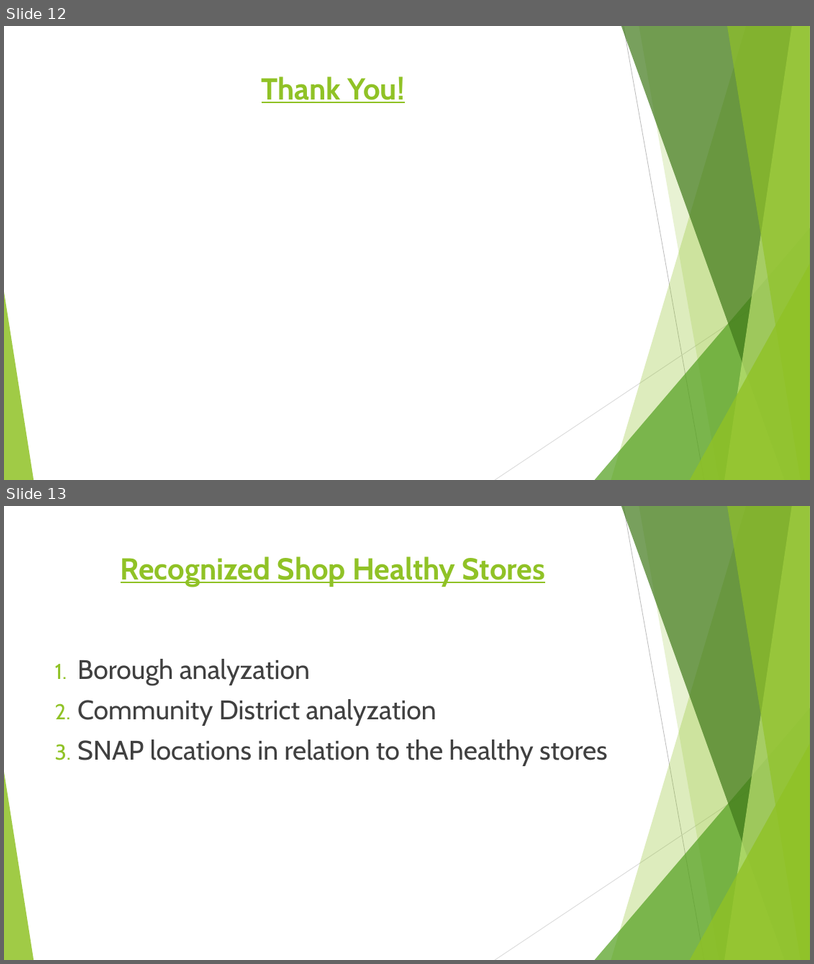
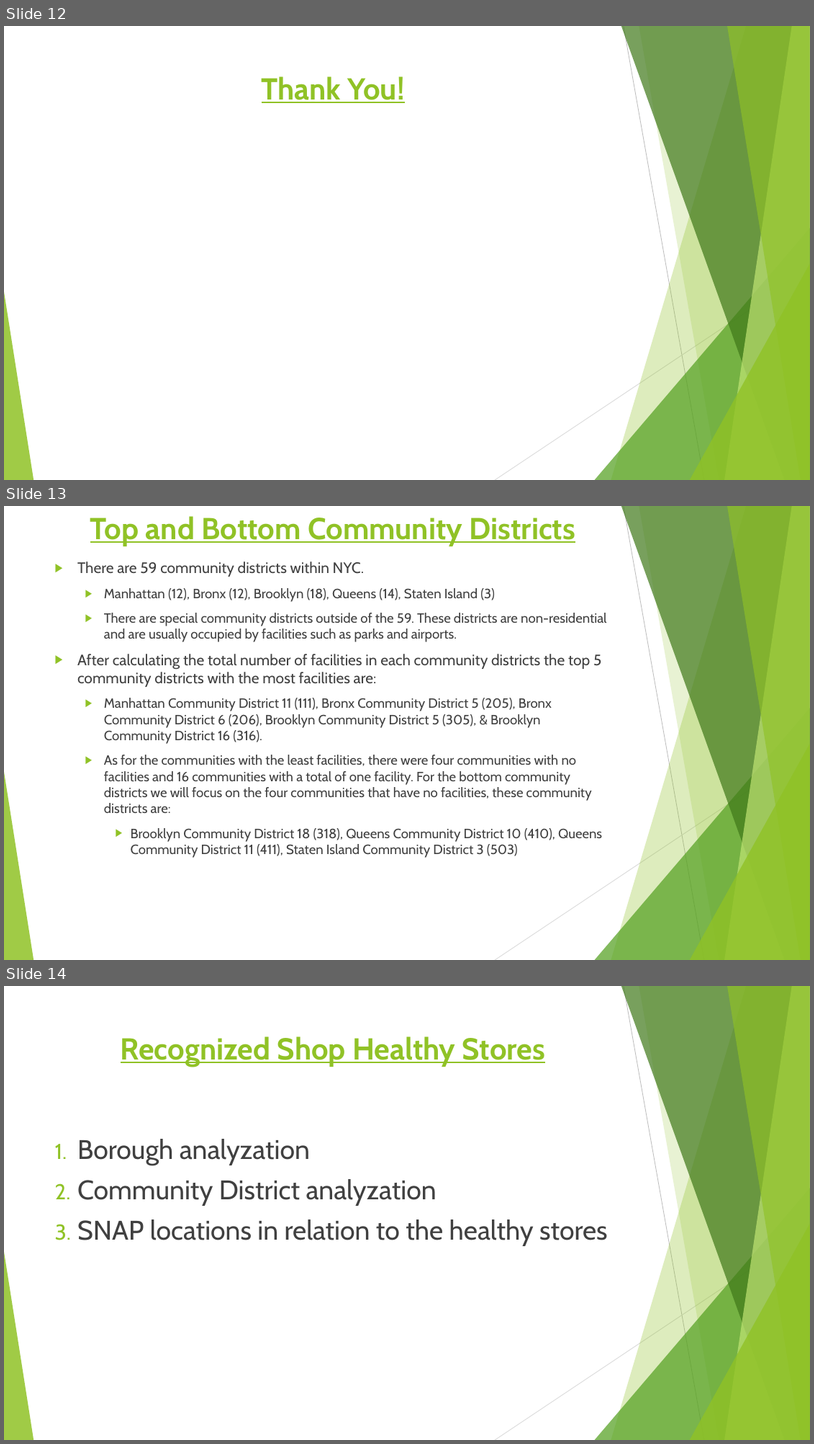
Before and after one commit to LJRollerII/NSS_Capstone_Project, a slide deck: presentation/Healthy_Food_Access_in_NYC.pptx. Shown one above the other, each under a label of ours: slides 12 and 13 before the commit, slides 12, 13 and 14 after it. The pictures are 814x964 and 814x1444 pixels, drawn with LibreOffice and Linux fonts; fonts in the diff are those of the drawing. Boxes give left, top, right and bottom in pixels: in the first picture for what was removed or moved away, otherwise in the second. Text is boxed around its words. In the diff, an @@ line names an element or a change of style, - is before the commit and + after.

Commit message:
Added slide about top and bottom community districts.

```diff
--- a/presentation/Healthy_Food_Access_in_NYC.pptx
+++ b/presentation/Healthy_Food_Access_in_NYC.pptx
@@ slide 13 added at (x1=4, y1=506, x2=810, y2=960), background #FFFFFF; not listed: 10 template elements that a slide beside it also shows @@
@@ title added at (x1=90, y1=516, x2=576, y2=546), 36 pt, text #90C226, bold, underline @@
+Top and Bottom Community Districts
@@ text added at (x1=77, y1=561, x2=607, y2=857), 16 pt, text #404040 @@
+▶ There are 59 community districts within NYC.
+  ▶ Manhattan (12), Bronx (12), Brooklyn (18), Queens (14), Staten Island (3)
+  ▶ There are special community districts outside of the 59. These districts are non-residential and are usually occupied by facilities such as parks and airports.
+▶ After calculating the total number of facilities in each community districts the top 5 community districts with the most facilities are:
+  ▶ Manhattan Community District 11 (111), Bronx Community District 5 (205), Bronx Community District 6 (206), Brooklyn Community District 5 (305), & Brooklyn Community District 16 (316).
+  ▶ As for the communities with the least facilities, there were four communities with no facilities and 16 communities with a total of one facility. For the bottom community districts we will focus on the four communities that have no facilities, these community districts are:
+    ▶ Brooklyn Community District 18 (318), Queens Community District 10 (410), Queens Community District 11 (411), Staten Island Community District 3 (503)
@@ what was slide 13 is now slide 14 @@
```
Also in this commit, not shown: 1 slide changed.
